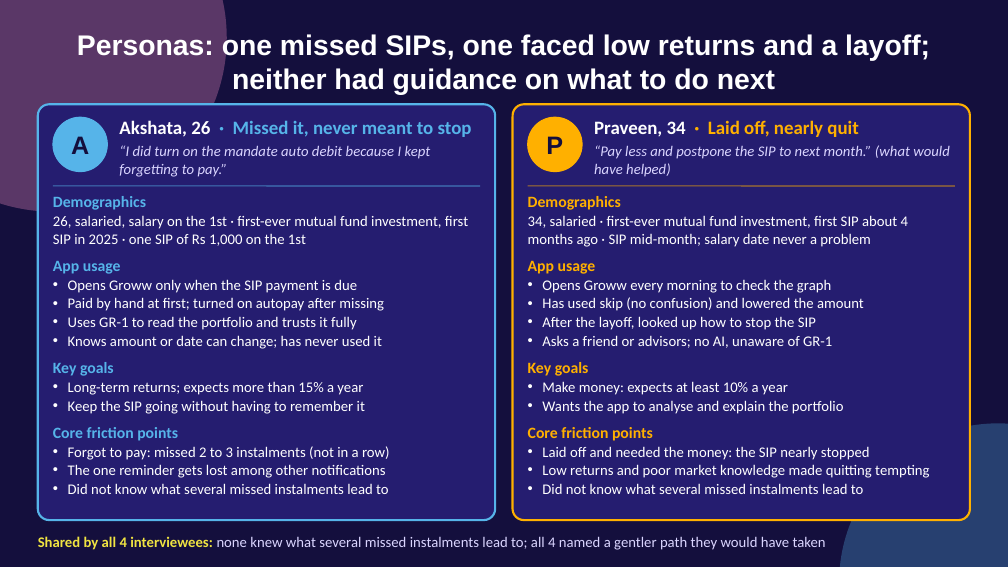
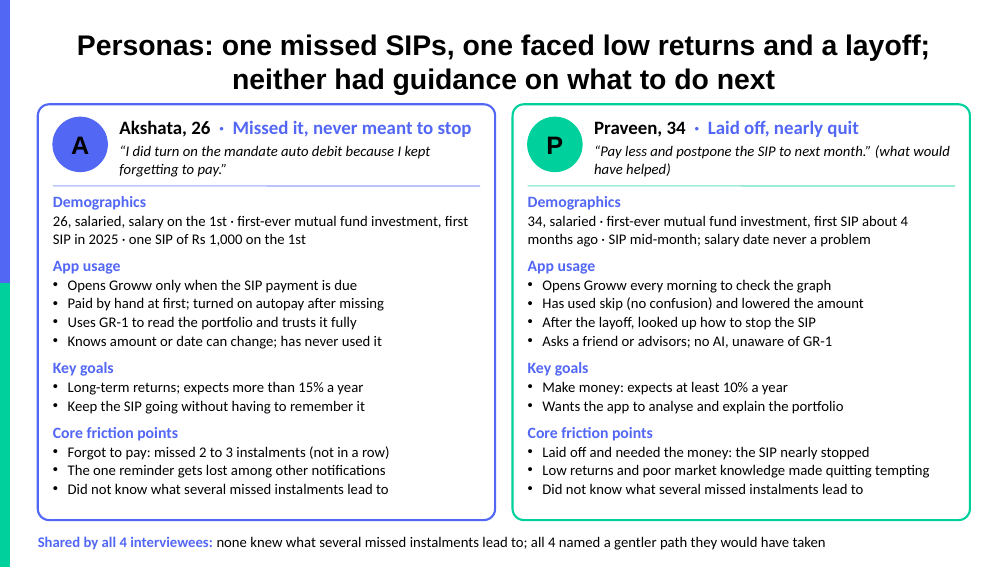
Before and after one commit to akarshita711/NEXTLEAP_GRAD_PROJECT_groww_SIP_research, a slide deck: slide 5 of deck/NL_Groww.pptx. Drawn at 1008x567 pixels with LibreOffice and Linux fonts; fonts in the diff are those of the drawing; background and template pictures are left out. Boxes give left, top, right and bottom in pixels: in the first picture for what was removed or moved away, otherwise in the second. Text is boxed around its words. In the diff, an @@ line names an element or a change of style, - is before the commit and + after.

```diff
--- a/deck/NL_Groww.pptx
+++ b/deck/NL_Groww.pptx
@@ background #140F3D to #FFFFFF @@
@@ ellipse removed at box(0, 0, 227, 212) @@
@@ rectangle added at box(0, 0, 9, 284), fill #5367F5, outline #5367F5 1 pt @@
@@ title "Personas: one missed SIPs, one ..." at box(77, 34, 930, 95): text colour #FFFFFF to #000000 @@
@@ rounded rectangle at box(38, 104, 495, 520): fill #251D70 to #FFFFFF; outline #56B4E9 2 pt to #5367F5 2 pt @@
@@ text "A" at box(71, 136, 89, 154): text colour #140F3D to #000000 @@
@@ ellipse at box(53, 117, 107, 172): fill #56B4E9 to #5367F5; outline #56B4E9 1 pt to #5367F5 1 pt @@
@@ text "Akshata, 26 · Missed it, ..." at box(119, 120, 472, 137): text colour #FFFFFF to #000000 in "Akshata, 26"; text colour #56B4E9 to #5367F5 in "· Missed it, never meant to stop" @@
@@ rounded rectangle at box(513, 104, 970, 520): fill #251D70 to #FFFFFF; outline #FFB000 2 pt to #00D09C 2 pt @@
@@ text "P" at box(546, 136, 563, 154): text colour #140F3D to #000000 @@
@@ ellipse at box(528, 117, 582, 172): fill #FFB000 to #00D09C; outline #FFB000 1 pt to #00D09C 1 pt @@
@@ text "Praveen, 34 · Laid off, ..." at box(594, 120, 858, 137): text colour #FFFFFF to #000000 in "Praveen, 34"; text colour #FFB000 to #5367F5 in "· Laid off, nearly quit" @@
@@ text "“I did turn on the ..." at box(119, 145, 431, 177): text colour #DAD5FF to #000000 @@
@@ text "“Pay less and postpone the ..." at box(594, 145, 950, 177): text colour #DAD5FF to #000000 @@
@@ text "Demographics" at box(53, 196, 468, 494): text colour #56B4E9 to #5367F5 in "Demographics", "App usage", "Key goals", "Core friction points"; text colour #FFFFFF to #000000 @@
@@ line (53, 186) - (480, 186): stroke #56B4E9 1 pt to #5367F5 1 pt @@
@@ text "Demographics" at box(528, 196, 929, 494): text colour #FFB000 to #5367F5 in "Demographics", "App usage", "Key goals", "Core friction points"; text colour #FFFFFF to #000000 @@
@@ line (528, 186) - (955, 186): stroke #FFB000 1 pt to #00D09C 1 pt @@
@@ rectangle added at box(0, 284, 9, 567), fill #00D09C, outline #00D09C 1 pt @@
@@ ellipse removed at box(839, 423, 1008, 567) @@
@@ text "Shared by all 4 interviewees: ..." at box(38, 536, 826, 550): text colour #F0E442 to #5367F5 in "Shared by all 4 interviewees:"; text colour #DAD5FF to #000000 in "none knew what several missed instalments lead ..." @@
```
Also in this commit, not shown: 9 other slides changed, 18 other files.
